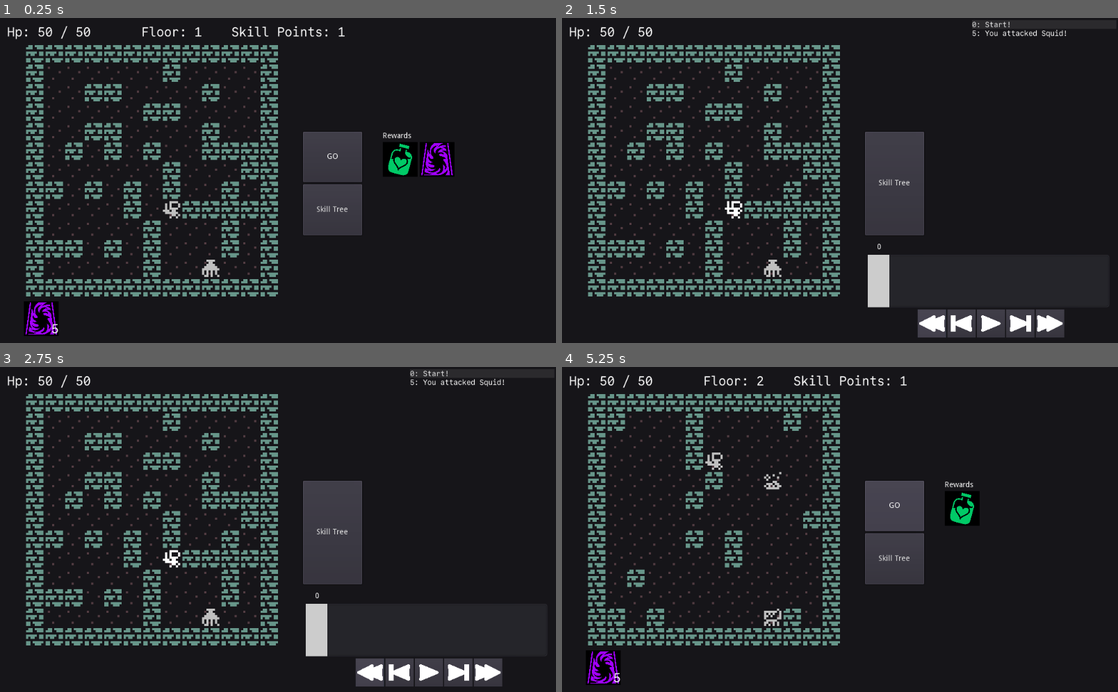
Above: before the commit, frames 1-4 (two rows, left to right).
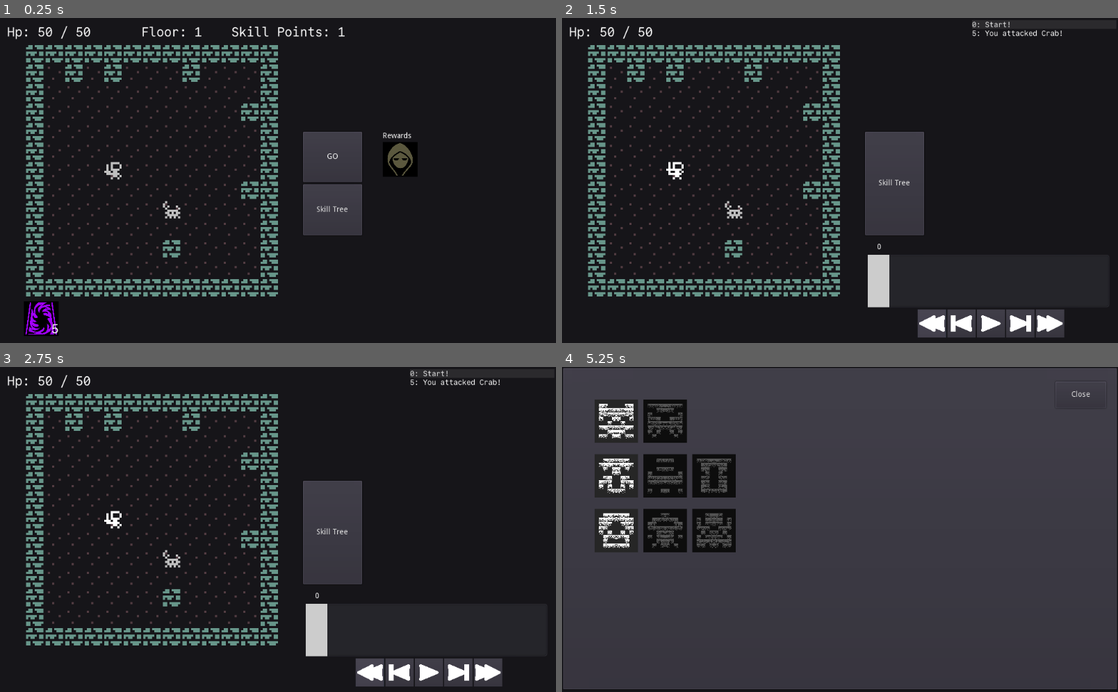
Above: after the commit, the same moments.

Repository: redxaxder/7DRL2024
Game: Godot game, scene res://main.tscn
The game is run twice, just before and just after one commit, with the same random seed, the same clock (stepped at 60 frames per second) and the same inputs.
Inputs (mouse positions are in pixels of both pictures, inside the frame that each line leads up to):
- Up to frame 1 (0.25 s): no input
- Up to frame 2 (1.5 s): click "GO" at 0.5 s; click (934, 323) at 1.25 s
- Up to frame 3 (2.75 s): click (372, 672) at 2 s
- Up to frame 4 (5.25 s): click (990, 672) at 2.75 s; click (1017, 672) at 3.5 s; click (990, 672) at 4.25 s; click (895, 506) at 5 s, where only the run before the commit has a clickable "DONE"

The runs differ from the first frame. In frame 1, 5.6% of the frame differs, in the area x 8-82%, y 14-80%; in frame 2, 4.7%; in frame 3, 4.7%; in frame 4, 89%, in the area x 0-100%, y 0-100%.

Commit message:
Print clean up and typing up some skills

Diff:
--- a/SkillTreePanel.gd
+++ b/SkillTreePanel.gd
@@ -9,10 +9,9 @@
 # Called when the node enters the scene tree for the first time.
 func _ready():
 	get_node("%ViewSkillTree").connect("skill_unlocked",self,"update_skill_points")
-	print("connected skill unlocked")
 
 func update_skill_points():
-	print("update skill points in panel")
+	pass
 
 # Called every frame. 'delta' is the elapsed time since the previous frame.
 #func _process(delta):
--- a/ViewSkillTree.gd
+++ b/ViewSkillTree.gd
@@ -147,9 +147,7 @@
 	]
 	for n in neighbors:
 		var neighbor = get_skill(loc.x + n.x, loc.y + n.y)
-		print(neighbor)
 		if neighbor && unlocked_skills.has(neighbor.name):
-			print("skill available: " + skill.name)
 			return true
 	return false
 
@@ -183,9 +181,6 @@
 
 func update_num_skills_to_unlock(p_progress: int):
 	progress = p_progress
-	print("total progress "+str(progress))
-	print("total_skills_to_unlock " + str(total_skills_to_unlock(progress)))
-	print("unlocked_skills.keys().size() " + str(unlocked_skills.keys().size()))
 	num_skills_to_unlock = total_skills_to_unlock(progress) - unlocked_skills.keys().size()
 	#update_unlock_button()
 
--- a/data/consumables/Consumables.gd
+++ b/data/consumables/Consumables.gd
@@ -70,15 +70,12 @@
 		unhover_button(config, better_button)
 
 func win_rewards():
-	print("win rewards reward count: "+str(rewards.size()))
 	won_rewards = DataUtil.dup_array(rewards)
 	pass
 
 func transfer_reward():
 	var r = won_rewards.pop_back()
 	if(r):
-		print("transfer: "+(r))
-		consumable_inventory[r] += 1
 		CONSUMABLE_TYPES[r].shake = 30
 
 func init_rewards():
@@ -161,8 +158,6 @@
 
 		unhover_button(config, better_button)
 
-	print("reward count: "+str(rewards.size()))
-
 func init_starting_consumables():
 	for c in CONSUMABLE_TYPES:
 		consumable_inventory[c] = CONSUMABLE_TYPES[c].start_count
--- a/data/encounter/EncounterState.gd
+++ b/data/encounter/EncounterState.gd
@@ -23,7 +23,6 @@
 	a.location = Vector2(-1000,-1000)
 
 func add_actor(e: CombatEntity, loc: Vector2):
-#	print("actor spawn: {0},{1}".format([loc.x, loc.y]))
 	var next_index = actors.size()
 	e.entity_index = next_index
 	actors.push_back(e)
--- a/data/map/Foo.gd
+++ b/data/map/Foo.gd
@@ -11,7 +11,6 @@
 
 # Called when the node enters the scene tree for the first time.
 func _ready():
-	print('in map')
 	pass # Replace with function body.
 
 func generate():
--- a/data/map/Map.gd
+++ b/data/map/Map.gd
@@ -11,7 +11,6 @@
 
 # Called when the node enters the scene tree for the first time.
 func _ready():
-	print('in map')
 	pass # Replace with function body.
 
 func generate() -> bool:
@@ -64,7 +63,6 @@
 
 func is_map_connected(num_passbles: int) -> bool:
 	var island_size = get_connected_island(random_passable_tile(null)).size()
-	print("island_size: {0} passables: {1}".format([island_size, num_passbles]))
 	return island_size == num_passbles
 
 func get_connected_island(starting_tile: Tile):
--- a/data/skills/SkillTree.gd
+++ b/data/skills/SkillTree.gd
@@ -158,14 +158,85 @@
 #		"power": 20,
 #		}))
 #	append_skill(abil2, 0)
+
+
+	# Deal 10 damage to an enemy in a 5 radius (4 cooldown)
+	append_and_create_ability({
+		"trigger": SkillsCore.Trigger.Action,
+		"effect_type": SkillsCore.EffectType.Damage,
+		"ability_range": 0,
+		"power": 10,
+		"radius": 1,
+		"cooldown_time": 4,
+		"targets": SkillsCore.Target.Enemies,
+		"modifiers": [
+			# as a rule, single digit coefficients on mods
+			Ability.mod(Stat.Kind.Health, Ability.ModParam.Radius, 10)
+		],
+		"row": 2
+	})
+
 	append_skill(create_ability_skill(aoe_test_ability), 1)
-#	append_skill(create_ability_skill(build_ability({
-#		"label": SkillName.generate_name(),
-#
-#		})), 2)
+
 	append_skill(create_bonus_skill(Stat.Kind.Brawn, 5, SkillName.generate_name()), 0)
 	append_skill(create_bonus_skill(Stat.Kind.Brains, 5, SkillName.generate_name()), 1)
 	append_skill(create_bonus_skill(Stat.Kind.Guts, 5, SkillName.generate_name()), 2)
 	append_skill(create_bonus_skill(Stat.Kind.Eyesight, 5, SkillName.generate_name()), 0)
 	append_skill(create_bonus_skill(Stat.Kind.Footwork, 5, SkillName.generate_name()), 1)
 	append_skill(create_bonus_skill(Stat.Kind.Hustle, 5, SkillName.generate_name()), 2)
+
+
+	var comment = """
+
+		-Deal 10 damage to an enemy in a 5 radius (4 cooldown)
+		^^^ DONE ^^^
+		-When entering level, deal 20 damage to enemies in 2 range
+		-When you move, buff footwork by 1 (min cooldown)
+		-Deal 5 damage to enemies in a 3 radius aoe around the player
+		-Deal 10 damage to enemies in a 2 tile radius, 4 range (10 ccooldown)
+		-Buff brawn by 1 (5 cooldown)
+		-Whenever an enemy dies, buff guts by 2
+		-Whenever you miss an enemy, buff eyesight by 2
+		-Whenever you take  damage, summon a blorb (3 cooldown)
+		-Whenever you take damage reducing you to less than 25% hp
+			deal 20 damage to enemies in range 1
+
+
+		damage
+		move
+		attack
+		hit
+		target dies
+
+		DamageDealt,
+		DamageRecieved,
+		Death,
+		#cheap to add
+		# movement
+		# uses ability
+		# misses
+		# encounter start
+		# fixed threshold (25%) "bloodied"
+		# attack
+		monster summon
+
+
+	enum EffectType
+		Damage
+		StatBuff
+		summons
+		accelerate turn priority (via "bonus time")
+
+
+	"""
+
+# syntactic sugar over like 3 calls to make an ability
+func append_and_create_ability(opt: Dictionary):
+	opt.label = SkillName.generate_name()
+	var modifiers = opt.modifiers
+	var row = opt.row
+	opt.erase('modifiers')
+	opt.erase('row')
+	var ability: Ability = build_ability(opt)
+	ability.modifiers = modifiers
+	append_skill(create_ability_skill(ability), row)
--- a/main.gd
+++ b/main.gd
@@ -65,7 +65,6 @@
 	timer.connect("timeout", self, "transfer_reward")
 
 func update_skill_points():
-	print("update_skill_points")
 	get_node("%ViewSkillTree").update_num_skills_to_unlock(progress)
 	get_node("%SkillPoints").text = "Skill Points: "+str(get_node("%ViewSkillTree").num_skills_to_unlock)
 
